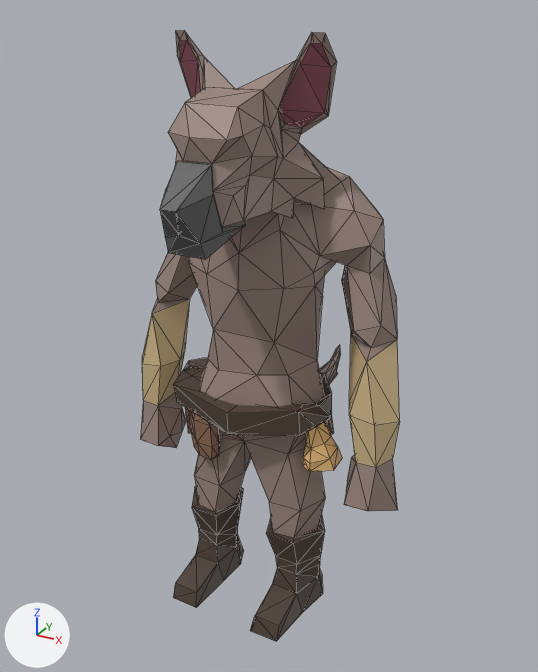
The COLLADA model Animations/GnollIdle.dae, before and after one commit.
The view is the same before and after, from a 50 mm lens placed at (5.34, -9.41, 9.4), pointed at (-0.07, 0.43, 4.48). Arrows for +X, +Y and +Z are at lower left; the lights stay in place. Mesh edges are drawn as thin lines.

Script lines for the objects in view, before the commit:
```python
me_gnoll_08naked_lwo_002 = bpy.data.meshes.new('gnoll_08naked.lwo.002')
me_gnoll_08naked_lwo_002.from_pydata(...)  # 622 vertices, 1265 faces; spans x -2.48..2.48, y -2.2..3.26, z -0.06..9.13
me_gnoll_08naked_lwo_002.materials.append(mat_vertex_colours)
ob_body = bpy.data.objects.new('Body', me_gnoll_08naked_lwo_002)
ob_body.location = (0.0, 0.0, 0.0)
```
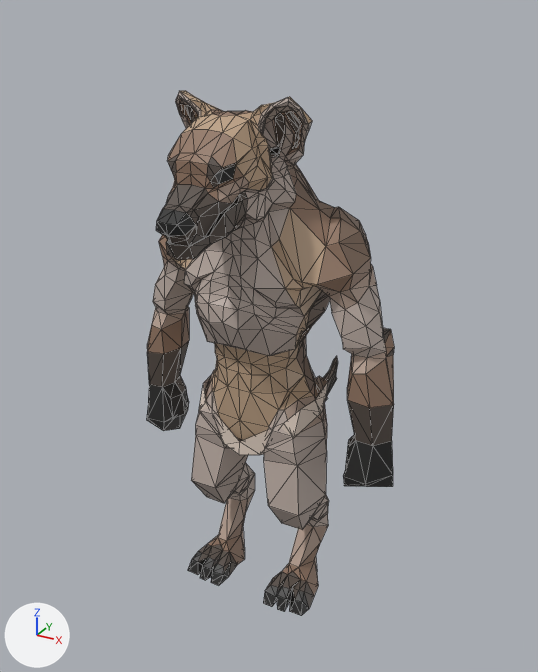
Commit message: improve gnoll model

Where the change shows, as pixel boxes [x1, y1, x2, y2] in the pictures (538 x 672 px):
'Body', reshaped (14% shorter): before [140, 30, 400, 642]; after [147, 91, 394, 616]
part 1 of me_gnoll_08naked_lwo_002, rebuilt (14% shorter): before [140, 30, 400, 642]; after [147, 91, 394, 616]
part 2 of me_gnoll_08naked_lwo_002, added: after [199, 375, 328, 455]
part 3 of me_gnoll_08naked_lwo_002, deleted: before [319, 345, 341, 385]

The change in detail:
me_gnoll_08naked_lwo_002 is used by ob_body; location (0.0, 0.0, 0.0).
me_gnoll_08naked_lwo_002 had 622 vertices, 1265 faces and spanned x -2.48..2.48, y -2.2..3.26, z -0.06..9.13.
me_gnoll_08naked_lwo_002 now has 1321 vertices, 2624 faces and spans x -2.35..2.35, y -2.28..3.15, z -0.01..8.38.
me_gnoll_08naked_lwo_002 part 1: the loose piece of 548 vertices spanning x -2.48..2.48, y -2.2..1.22, z -0.06..9.13 is rebuilt with 1288 vertices and now spans x -2.35..2.35, y -2.28..3.15, z -0.01..8.38.
me_gnoll_08naked_lwo_002 part 2: a new loose piece of 27 vertices spanning x -1.07..1.07, y -0.69..1.0, z 2.76..3.84, in mat_vertex_colours.
me_gnoll_08naked_lwo_002 part 3: the loose piece of 74 vertices spanning x -0.33..0.33, y 0.31..3.26, z 2.38..4.23 is deleted.
